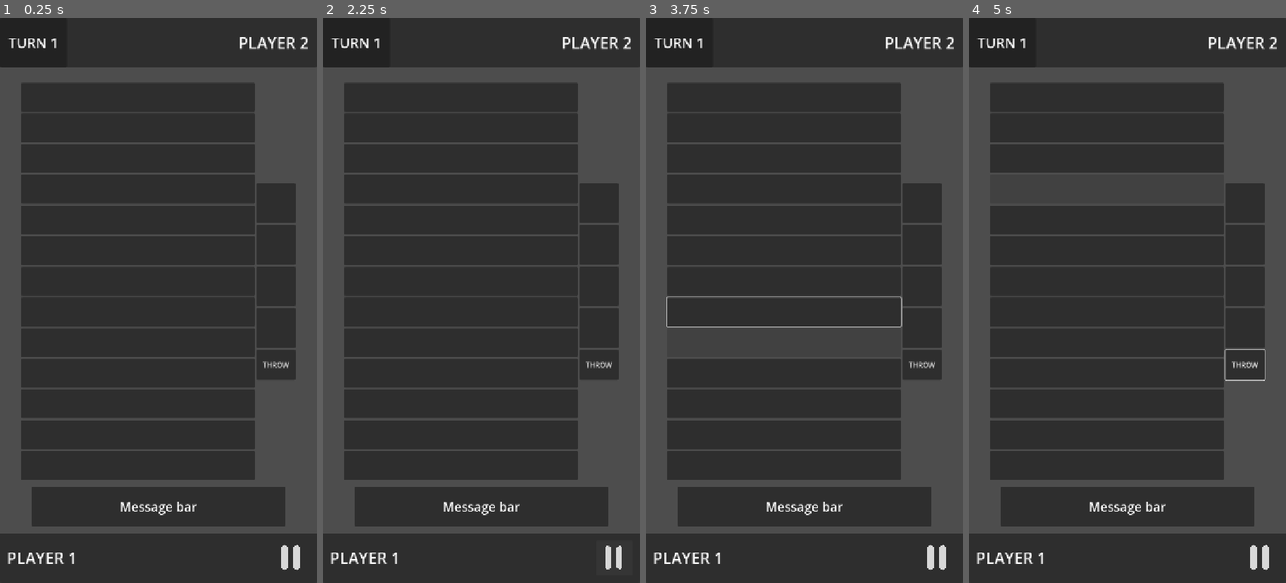
Above: before the commit, frames 1-4 (left to right).
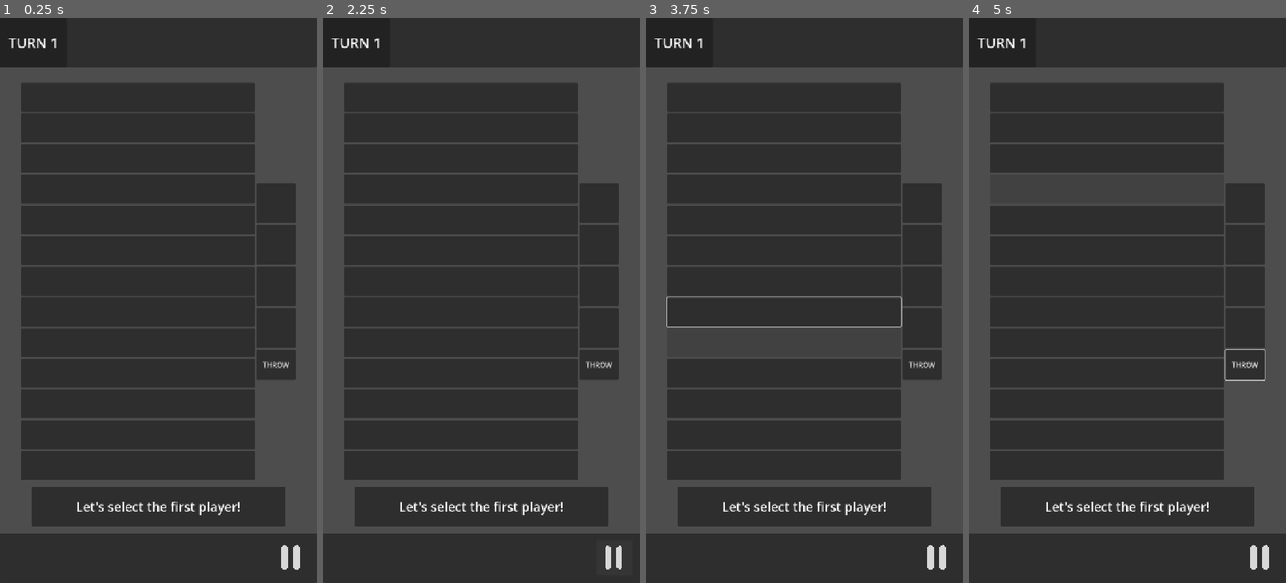
Above: after the commit, the same moments.

Repository: LeYohan-rgb/trad-games-hub
Game: Godot game, scene res://Scenes/bul_room.tscn
The game is run twice, just before and just after one commit, with the same random seed, the same clock (stepped at 60 frames per second) and the same inputs. This scene is started directly instead of the project's main scene.
Inputs (mouse positions are in pixels of both pictures, inside the frame that each line leads up to):
- Up to frame 1 (0.25 s): no input
- Up to frame 2 (2.25 s): click (462, 97) at 0.52 s; click "THROW" at 1.25 s; click (614, 560) at 2 s
- Up to frame 3 (3.75 s): tap Enter at 2.75 s; move the mouse to (874, 272) at 2.77 s; hold Right 2.78-3.53 s; tap Alt at 2.85 s; click (874, 272) at 2.92 s; tap Space at 3.5 s; move the mouse to (741, 328) at 3.52 s; hold Down from 3.53 s (still down); tap Shift at 3.6 s
- Up to frame 4 (5 s): tap Enter at 4.25 s; move the mouse to (1159, 176) at 4.27 s; release Down at 4.28 s; hold Right from 4.28 s (still down); tap Alt at 4.35 s

The runs differ from the first frame. In frame 1, 0.9% of the frame differs, in the area x 2-98%, y 3-97%; in frame 2, 0.9%; in frame 3, 0.9%; in frame 4, 0.9%.

Commit message:
Fix an issue. Now, the players cannot start a match if they selected different games

Diff:
--- a/Scenes/bul_room.tscn
+++ b/Scenes/bul_room.tscn
@@ -19,7 +19,7 @@
 size_flags_vertical = 3
 size_flags_stretch_ratio = 0.25
 
-[node name="Label" type="Label" parent="opp_player_panel" unique_id=139221755]
+[node name="opp_plr_lbl" type="Label" parent="opp_player_panel" unique_id=139221755]
 layout_mode = 1
 anchors_preset = 11
 anchor_left = 1.0
@@ -309,7 +309,7 @@
 size_flags_vertical = 3
 size_flags_stretch_ratio = 0.25
 
-[node name="Label" type="Label" parent="my_player_panel" unique_id=1125558686]
+[node name="my_plr_lbl" type="Label" parent="my_player_panel" unique_id=1125558686]
 layout_mode = 1
 anchors_preset = 9
 anchor_bottom = 1.0
--- a/Scenes/hosting_room.tscn
+++ b/Scenes/hosting_room.tscn
@@ -98,6 +98,7 @@
 text = "Not Connected"
 horizontal_alignment = 1
 vertical_alignment = 1
+autowrap_mode = 2
 
 [node name="Control" type="Control" parent="VBoxContainer" unique_id=1331930800]
 layout_mode = 2
--- a/Scripts/Global.gd
+++ b/Scripts/Global.gd
@@ -3,7 +3,8 @@
 var player_name : String = "Player 1"
 var game_mode : int = 0 #O IS ONLINE, 1 IS BOT
 var playing_game : int = 0
-var players :Array[String] = []
+var players :Array[String] = ["", ""]
+var players_game_modes : Array = [0, 0]
 var is_debugging : bool = false #ORIGIANL PROPORTION WAS 720 X 1280
 
 var list_of_available_games = [
--- a/Scripts/adjiboto_room.gd
+++ b/Scripts/adjiboto_room.gd
@@ -774,6 +774,7 @@
 	game_paused = false
 	if not going_to_replay:
 		Global.players = []
+		Global.players_game_modes = []
 	going_to_replay = false
 	Global.after_leaving_a_game()
 
--- a/Scripts/bul_room.gd
+++ b/Scripts/bul_room.gd
@@ -1,10 +1,43 @@
 extends VBoxContainer
 
+@onready var my_plr_lbl = $my_player_panel/my_plr_lbl
+@onready var opp_plr_lbl = $opp_player_panel/opp_plr_lbl
+@onready var message_lbl = $message_container/message_panel/message_label
 
+
+var game_paused = false
 # Called when the node enters the scene tree for the first time.
 func _ready() -> void:
-	pass # Replace with function body.
+	set_up()
 
+func set_up():
+	game_paused = true
+
+	#SET UP PLAYERS NAMES
+	my_plr_lbl.text = return_my_or_opp_plr_string("my")
+	opp_plr_lbl.text = return_my_or_opp_plr_string("opp")
+
+	message_lbl.text = "Let's select the first player!"
+
+
+func reset_all_variables():
+	game_paused = false
+
+
+func return_my_or_opp_plr_string(str) -> String:
+	if Global.game_mode == 0:
+		if multiplayer.is_server():
+			if str == "my":
+				return Global.players[0]
+			else:
+				return Global.players[1]
+		else:
+			if str == "my":
+				return Global.players[1]
+			else:
+				return Global.players[0]
+
+	return ""
 
 # Called every frame. 'delta' is the elapsed time since the previous frame.
 func _process(delta: float) -> void:
--- a/Scripts/hosting_room.gd
+++ b/Scripts/hosting_room.gd
@@ -70,7 +70,8 @@
 	join_button.hide()
 	host_button.text = "Leave Room"
 	leave_room = true
-	Global.players.append(Global.player_name)
+	Global.players[0] = Global.player_name
+	Global.players_game_modes[0] = Global.playing_game
 
 
 func _on_join_button_pressed() -> void:
@@ -97,12 +98,14 @@
 	is_connecting = false
 	host_button.text = "Leave Room"
 	status_label.text = "Successfully connected!"
-	register_player.rpc_id(1, Global.player_name)
+	register_player.rpc(Global.player_name, Global.playing_game)
 
 @rpc("any_peer", "call_remote", "reliable")
-func register_player(player_name):
+func register_player(player_name, playing_game):
 	var id = multiplayer.get_remote_sender_id()
-	Global.players.append(player_name)
+	Global.players[1] = player_name
+
+	Global.players_game_modes[1] = playing_game
 	status_label.text = player_name + " joined the room!"
 
 
@@ -121,29 +124,38 @@
 
 func _on_peer_disconnected(id : int):
 	start_game_btn.hide()
-	if Global.players.size() > 1:
-		status_label.text = Global.players[1] + " disconnected!"
-		Global.players.pop_back()
+	status_label.text = Global.players[1] + " disconnected!"
+	Global.players[1] = ""
 	connected_to_room = false
 
 
 func appear_button_to_play_game():
 	start_game_btn.show()
 
+@rpc("any_peer", "call_local", "reliable")
+func uncompatible_games():
+	status_label.text = "Cannot start game: incompatible games selected."
 
 func _on_start_game_button_pressed() -> void:
+	if Global.players_game_modes[0] != Global.players_game_modes[1]: #IF SELECTED DIFFERENT GAMES, DO NOT START
+		uncompatible_games.rpc()
+		return
 
-	update_global_player_array.rpc(Global.players)
+	update_global_player_array.rpc(Global.players, Global.players_game_modes)
 	begin_game.rpc(Global.playing_game)
 
 @rpc("any_peer", "call_local", "reliable")
 func begin_game(playing_game_index):
 	if playing_game_index == 1: #ADJIBOTO
 		get_tree().change_scene_to_file("res://Scenes/adjiboto_room.tscn")
+	if playing_game_index == 2: #BUL
+		get_tree().change_scene_to_file("res://Scenes/bul_room.tscn")
 
 @rpc("any_peer", "call_local", "reliable")
-func update_global_player_array(player_array):
+func update_global_player_array(player_array, player_game_modes):
 	Global.players = player_array
+	Global.players_game_modes = player_game_modes
+	print(Global.players)
 
 func _on_server_disconnected():
 	leave_current_room()
